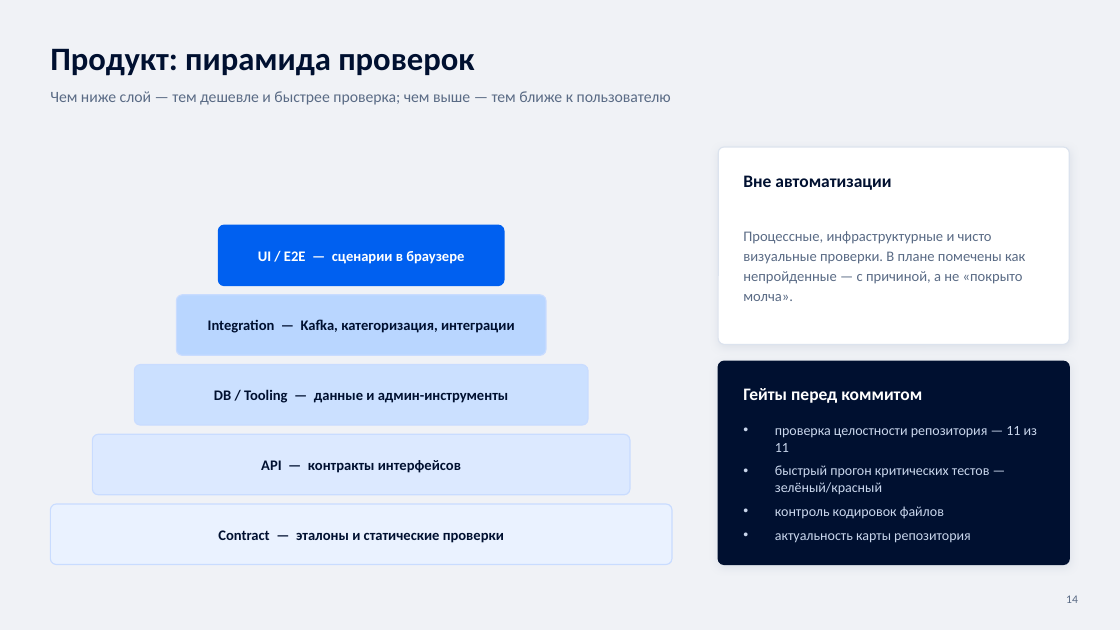
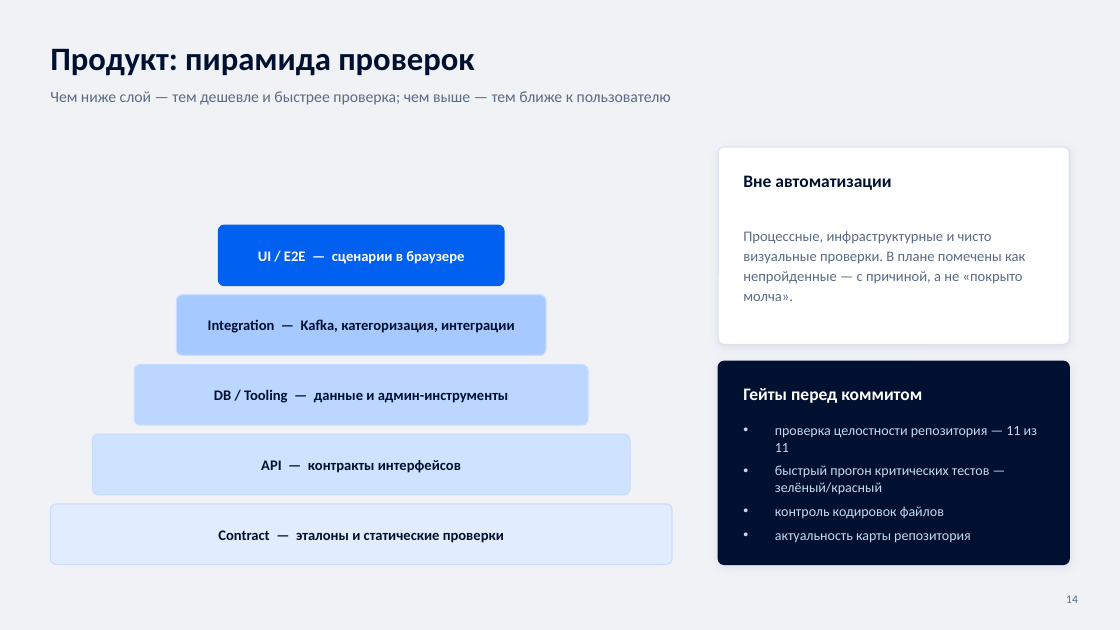
Before and after one commit to igorpugatschev/ausn-control-plane, a slide deck: slide 14 of docs/presentations/ausn-control-plane-qa-layer.pptx. Drawn at 1120x630 pixels with LibreOffice and Linux fonts; fonts in the diff are those of the drawing. Boxes give left, top, right and bottom in pixels: in the first picture for what was removed or moved away, otherwise in the second. Text is boxed around its words. In the diff, an @@ line names an element or a change of style, - is before the commit and + after.

```diff
--- a/docs/presentations/ausn-control-plane-qa-layer.pptx
+++ b/docs/presentations/ausn-control-plane-qa-layer.pptx
@@ rounded rectangle at <box>176,295,546,355</box>: fill #B9D6FF to #A6C9FF @@
@@ rounded rectangle at <box>134,365,588,425</box>: fill #CBE0FF to #BBD6FF @@
```
Also in this commit, not shown: 2 other slides changed, 6 other files.
